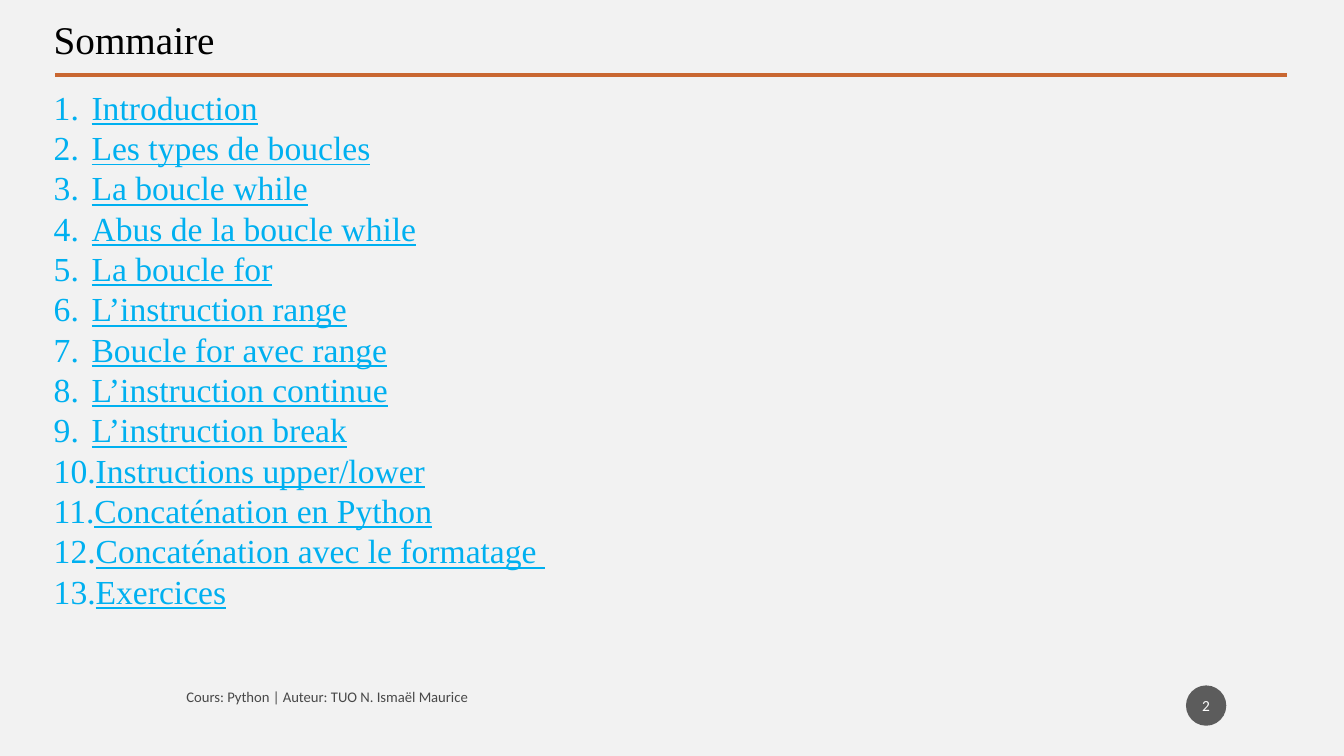
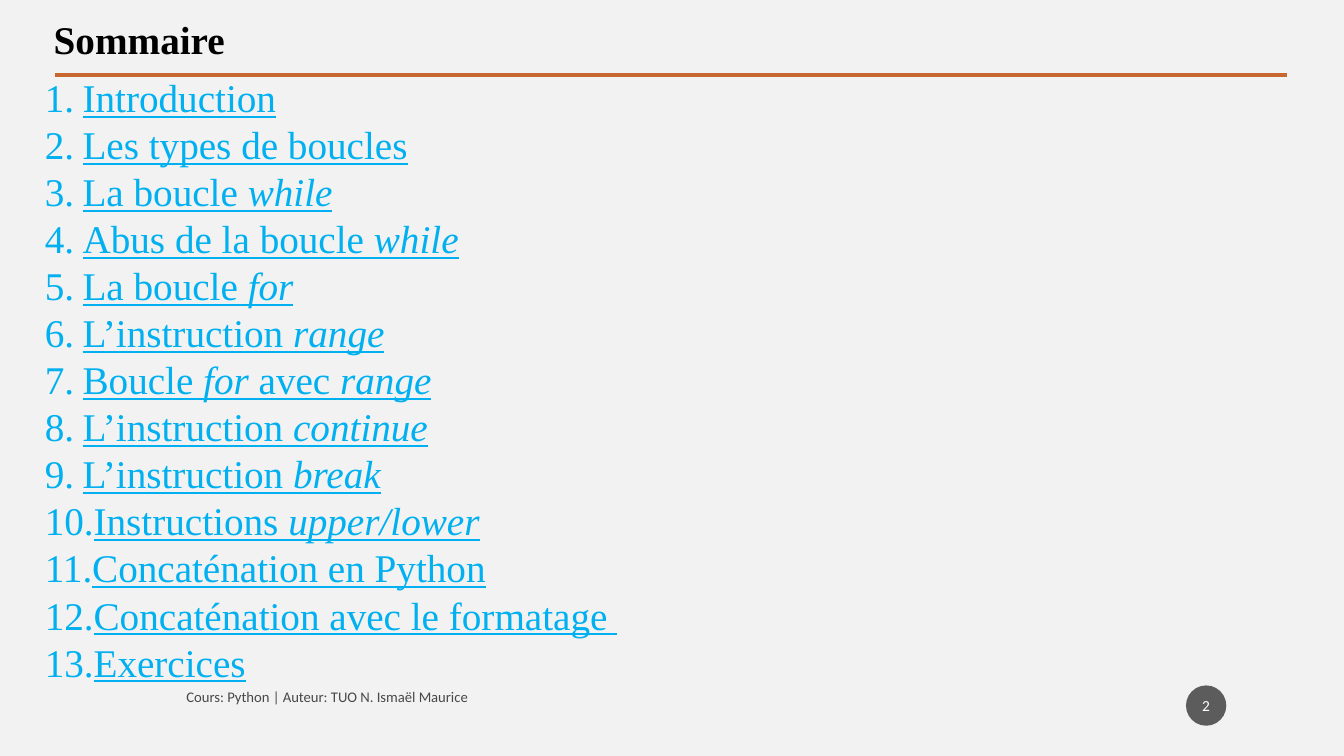
Before and after one commit to tisma95/cours-python, a slide deck: slide 2 of source/Chapitre 4 - Structures répétitives.pptx. Drawn at 1344x756 pixels with LibreOffice and Linux fonts; fonts in the diff are those of the drawing. Boxes give left, top, right and bottom in pixels: in the first picture for what was removed or moved away, otherwise in the second. Text is boxed around its words. In the diff, an @@ line names an element or a change of style, - is before the commit and + after.

Commit message:
Style: Mise à jour du style du chp1-chp7
Mise en forme du contenu du sommaire à 24 px
Mettre en gras tous les titres de pages
Mettre en italique les mots clés

```diff
--- a/source/Chapitre 4 - Structures répétitives.pptx
+++ b/source/Chapitre 4 - Structures répétitives.pptx
@@ text "Sommaire" at [54,27,225,55]: bold on @@
@@ text "Introduction": place and size @@
-text "Introduction" at [54,96,536,609]
+text "Introduction" at [45,84,608,682]
@@ text "Introduction" at [45,84,608,682]: size 24 to 28 pt; italic on in "while", "while", "for", "range" and 4 more places @@
```
Also in this commit, not shown: 19 other slides changed, 13 other files.
